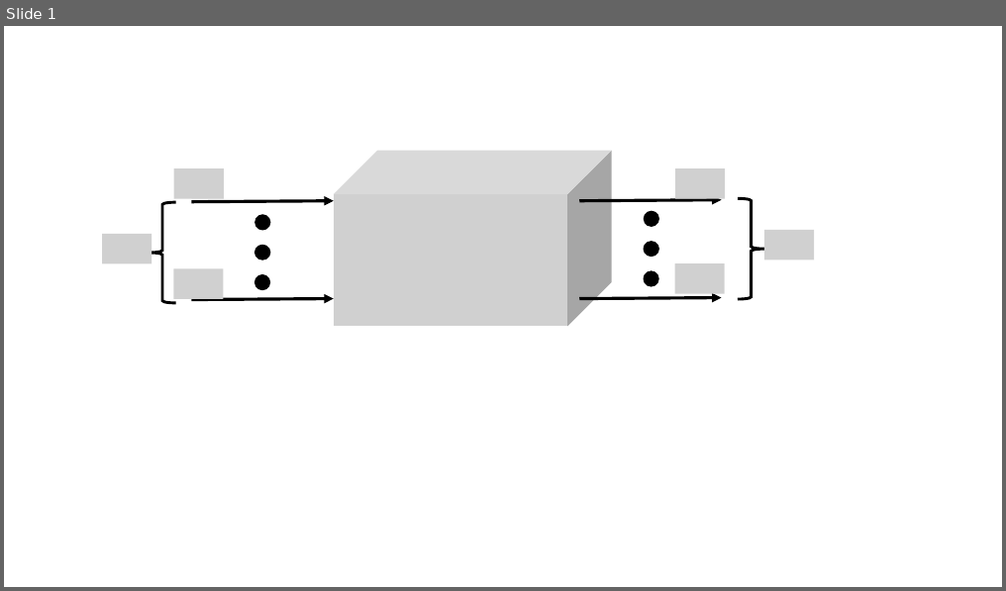
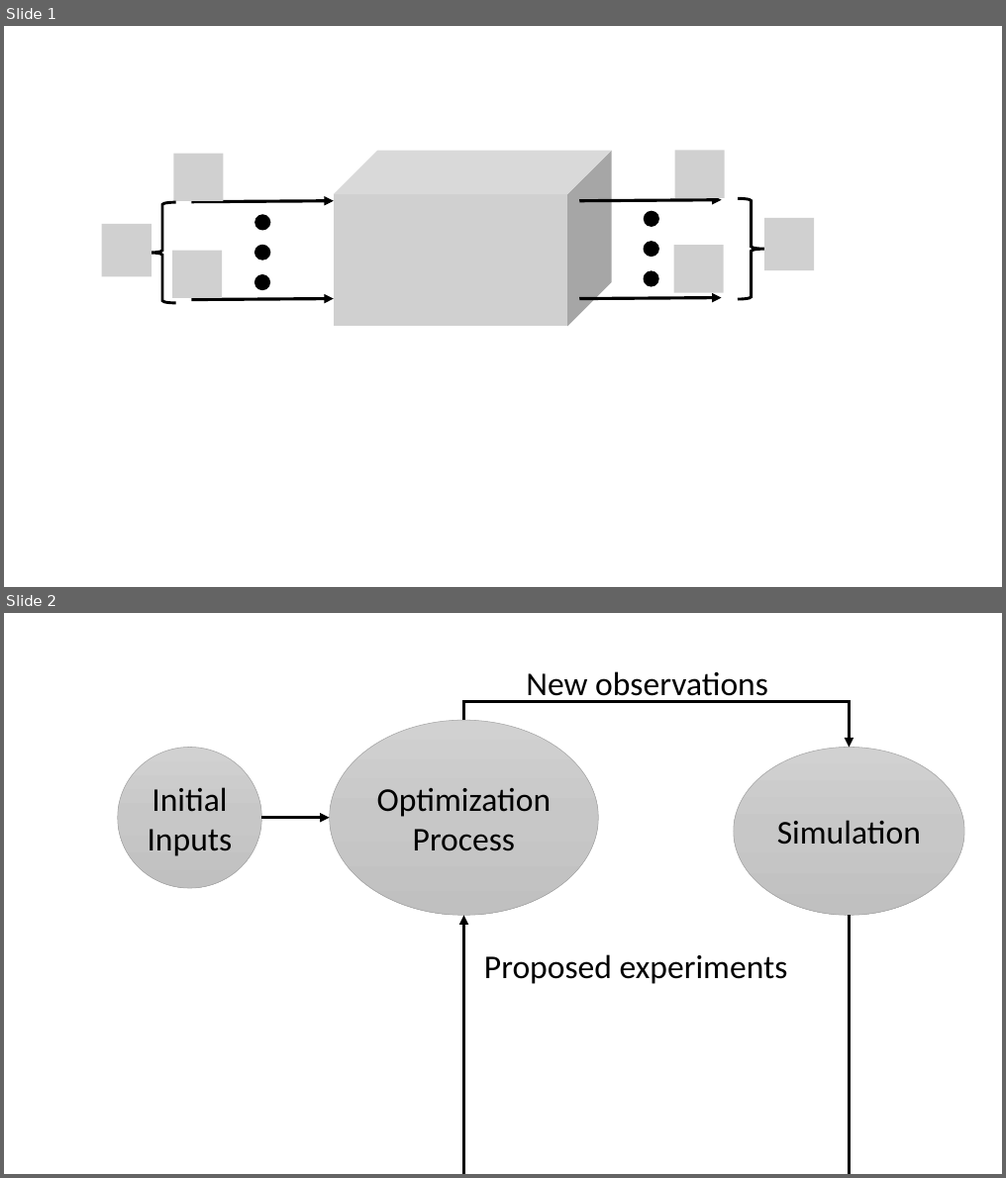
Before and after one commit to jsmarti/SURF_2016, a slide deck: Tool_Resources/drawings.pptx. Shown one above the other, each under a label of ours: slide 1 before the commit, slides 1 and 2 after it. The pictures are 1006x591 and 1006x1178 pixels, drawn with LibreOffice and Linux fonts; fonts in the diff are those of the drawing; grey boxes stand for pictures. Boxes give left, top, right and bottom in pixels: in the first picture for what was removed or moved away, otherwise in the second. Text is boxed around its words. In the diff, an @@ line names an element or a change of style, - is before the commit and + after.

```diff
--- a/Tool_Resources/drawings.pptx
+++ b/Tool_Resources/drawings.pptx
@@ slide 2 added at bbox=[4, 613, 1002, 1174], background #FFFFFF @@
@@ text added at bbox=[526, 671, 768, 703], 32 pt, text #000000 @@
+New observations
@@ elbow arrow added from (463, 720) to (849, 747), #000000 3 pt @@
@@ ellipse added at bbox=[330, 720, 598, 916], fill gradient #D2D2D2 to #C8C8C8 to #C0C0C0, outline #A5A5A5 0.5 pt, 32 pt, text #000000 @@
+Optimization Process
@@ ellipse added at bbox=[118, 747, 262, 888], fill gradient #D2D2D2 to #C8C8C8 to #C0C0C0, outline #A5A5A5 0.5 pt, 32 pt, text #000000 @@
+Initial Inputs
@@ ellipse added at bbox=[734, 747, 965, 916], fill gradient #D2D2D2 to #C8C8C8 to #C0C0C0, outline #A5A5A5 0.5 pt, 32 pt, text #000000 @@
+Simulation
@@ arrow added from (261, 817) to (330, 817), #000000 3 pt @@
@@ elbow arrow added from (849, 916) to (463, 916), #000000 3 pt @@
@@ text added at bbox=[484, 955, 788, 984], 32 pt, text #000000 @@
+Proposed experiments
@@ slide 1 changed as well @@
@@ picture: place and size @@
-picture at bbox=[174, 169, 224, 199]
+picture at bbox=[174, 154, 224, 201]
@@ picture: place and size @@
-picture at bbox=[675, 169, 725, 199]
+picture at bbox=[675, 151, 724, 198]
@@ picture: place and size @@
-picture at bbox=[102, 234, 152, 264]
+picture at bbox=[102, 224, 152, 276]
@@ picture: place and size @@
-picture at bbox=[764, 230, 814, 260]
+picture at bbox=[764, 218, 814, 271]
@@ picture: place and size @@
-picture at bbox=[174, 270, 224, 299]
+picture at bbox=[172, 251, 222, 298]
@@ picture: place and size @@
-picture at bbox=[675, 264, 724, 294]
+picture at bbox=[674, 246, 724, 293]
```
Also in this commit, not shown: 3 other files.
